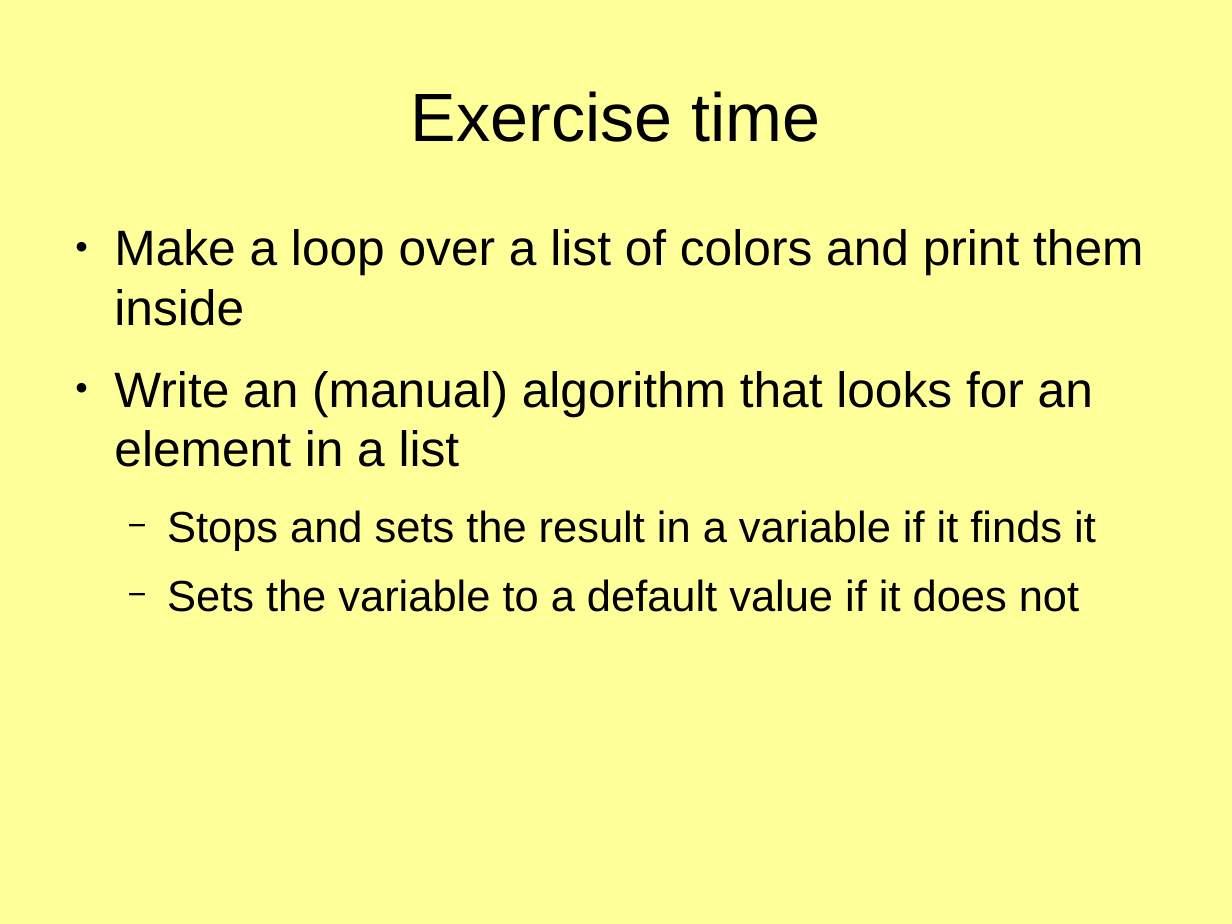
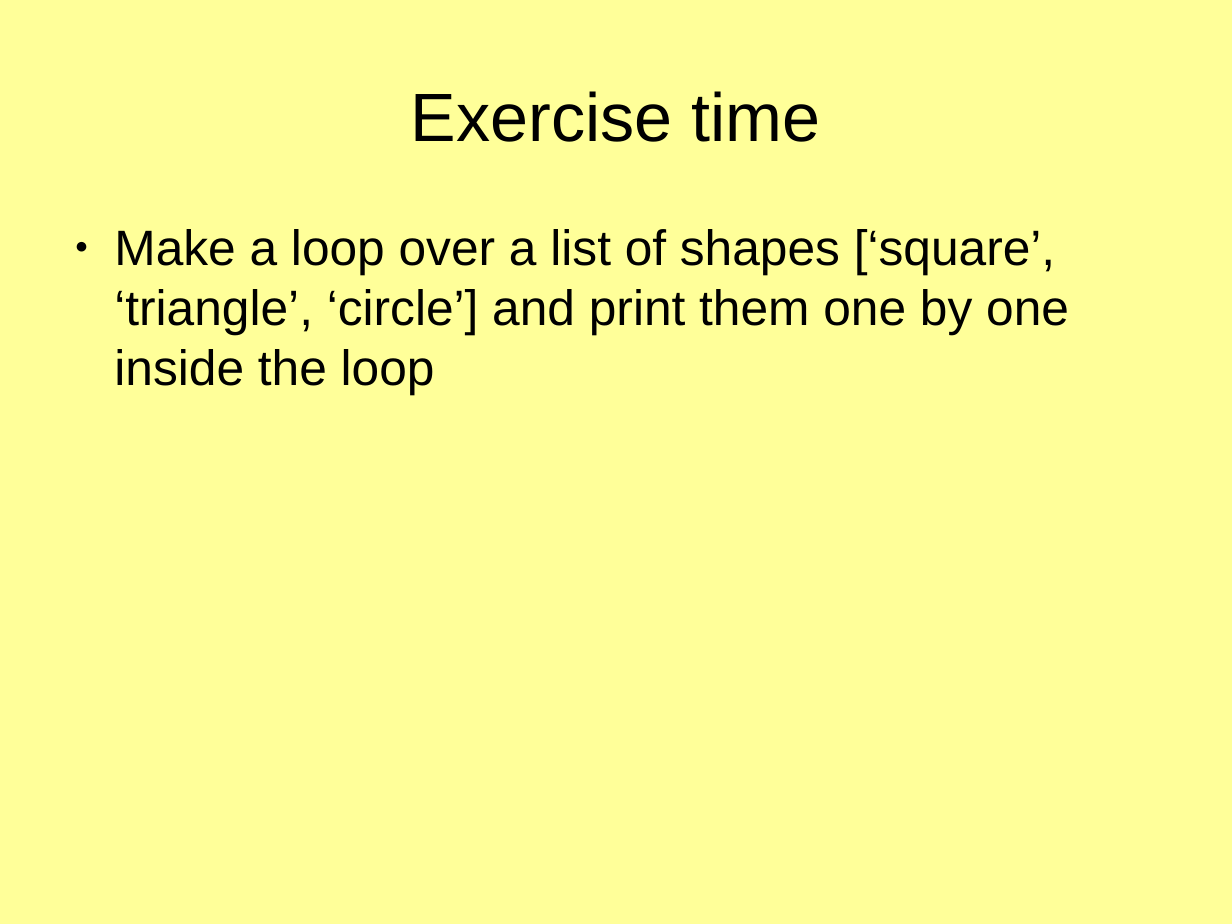
Before and after one commit to KennethNielsen/presentations, a slide deck: slide 68 of python/part1/part1_with_theme.odp. Drawn at 1232x924 pixels with LibreOffice and Linux fonts; fonts in the diff are those of the drawing. Boxes give left, top, right and bottom in pixels: in the first picture for what was removed or moved away, otherwise in the second. Text is boxed around its words. In the diff, an @@ line names an element or a change of style, - is before the commit and + after.

Commit message:
Old work

```diff
--- a/python/part1/part1_with_theme.odp
+++ b/python/part1/part1_with_theme.odp
@@ text at (x1=114, y1=229, x2=1069, y2=394): text changed @@
-● Make a loop over a list of colors and print them inside
-● Write an (manual) algorithm that looks for an element in a list
-  − Stops and sets the result in a variable if it finds it
-  − Sets the variable to a default value if it does not
+● Make a loop over a list of shapes [‘square’, ‘triangle’, ‘circle’] and print them one by one inside the loop
```
Also in this commit, not shown: 1 other slide changed.
